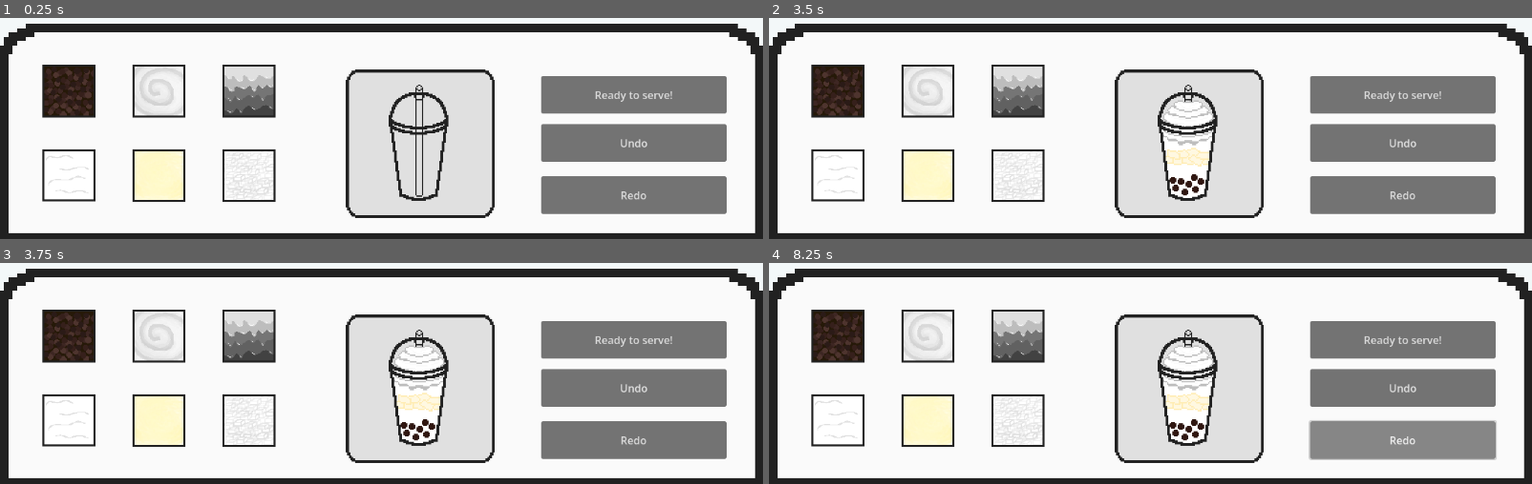
Above: before the commit, frames 1-4 (two rows, left to right).
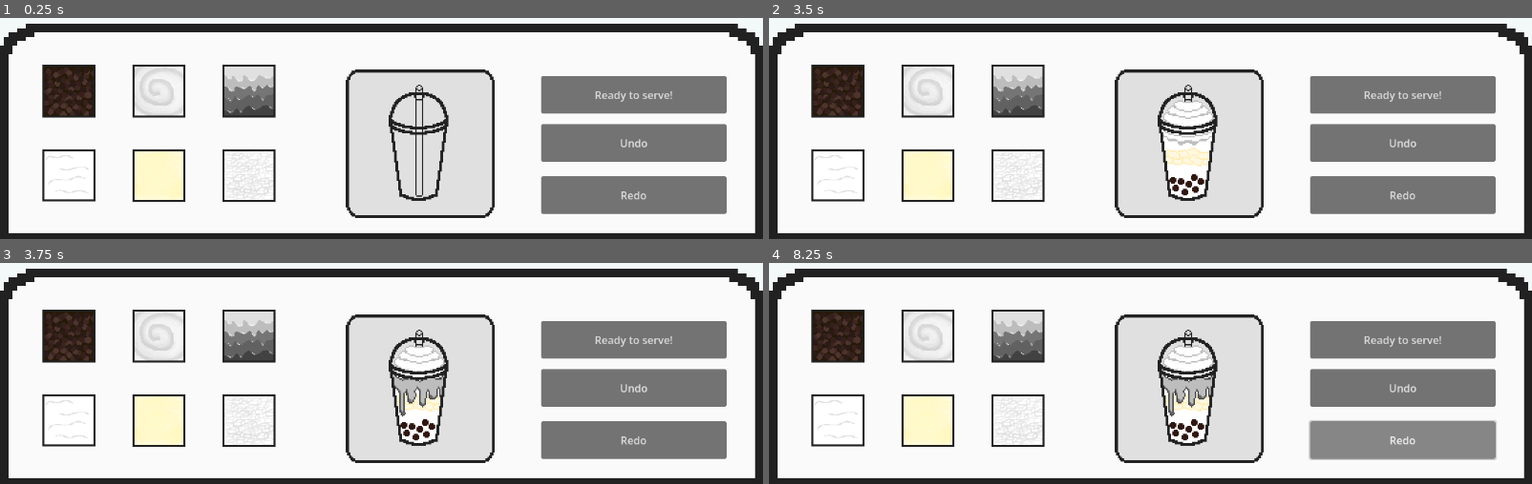
Above: after the commit, the same moments.

Repository: Crystal-153/Drink-Game
Game: Godot game, scene res://main.tscn
Two runs of this game, one before a commit and one after it. Both use one fixed random seed, a clock stepped at 60 frames per second and the inputs below.
Inputs (mouse positions are in pixels of both pictures, inside the frame that each line leads up to):
- Up to frame 1 (0.25 s): no input
- Up to frame 2 (3.5 s): click (837, 90) at 0.5 s; click (837, 174) at 1.25 s; click (929, 90) at 2 s; click (929, 174) at 2.75 s
- Up to frame 3 (3.75 s): click (251, 335) at 3.5 s
- Up to frame 4 (8.25 s): click "Ready to serve!" at 4.25 s; click "Ready to serve!" at 5 s; click (1020, 419) at 5.75 s; click "Undo" at 6.5 s; click "Redo" at 7.25 s; tap Enter at 8 s; hold Right from 8.03 s (still down); tap Alt at 8.1 s

Frames 1-2 are identical in both runs. In frame 3, 0.6% of the frame differs, in the area x 51-59%, y 50-70%; in frame 4, 0.6%.

Commit message:
The drizzle works and goes thru the colors

Diff:
--- a/drink(main).gd
+++ b/drink(main).gd
@@ -4,6 +4,7 @@
 var counterTea=0
 var counterWhipped=0
 var counterPudding=0
+var counterDrizzle=0
 
 # Called when the node enters the scene tree for the first time.
 func _ready() -> void:
@@ -54,3 +55,17 @@
 	else:
 		pudding.visible=false
 		counterPudding=0
+var j=(colors.size()-1)
+@onready var drizzle = $addedDrizzle
+func _on_ingredient_drizzle_add_drizzle() -> void:
+	if counterDrizzle==0:
+		drizzle.visible=true
+		counterDrizzle+=1
+	elif counterDrizzle!=(colors.size()-1):
+		drizzle.modulate=Color(colors[j])
+		j-=1
+		counterDrizzle+=1
+	else:
+		drizzle.visible=false
+		j=(colors.size()-1)
+		counterDrizzle=0
--- /dev/null
+++ b/ingredient_drizzle.gd
@@ -0,0 +1,13 @@
+extends TextureButton
+
+
+# Called when the node enters the scene tree for the first time.
+func _ready() -> void:
+	pass # Replace with function body.
+
+signal add_drizzle
+
+
+
+func _on_pressed() -> void:
+	emit_signal("add_drizzle")
--- a/main.tscn
+++ b/main.tscn
@@ -13,6 +13,7 @@
 [ext_resource type="Texture2D" uid="uid://dega7jp5e30tg" path="res://MainDrinkPicturesDrawings/pixil-layer-0.png" id="9_yaehf"]
 [ext_resource type="Script" uid="uid://cn7qbt3x7dk5u" path="res://ingredient_pudding.gd" id="9_ycdy4"]
 [ext_resource type="PackedScene" uid="uid://cp0gywtq0wpj1" path="res://drink(main).tscn" id="10_4c57u"]
+[ext_resource type="Script" uid="uid://py778e6a6028" path="res://ingredient_drizzle.gd" id="11_w48qg"]
 
 [node name="Node" type="Node" unique_id=1421395882]
 
@@ -84,6 +85,7 @@
 texture_normal = ExtResource("7_vivmo")
 ignore_texture_size = true
 stretch_mode = 0
+script = ExtResource("11_w48qg")
 
 [node name="ingredientJelly" type="TextureButton" parent="." unique_id=1809469053]
 texture_filter = 1
@@ -136,3 +138,5 @@
 [connection signal="pressed" from="ingredientWhippedCream" to="ingredientWhippedCream" method="_on_pressed"]
 [connection signal="add_pudding" from="ingredientPudding" to="Node2D" method="_on_ingredient_pudding_add_pudding"]
 [connection signal="pressed" from="ingredientPudding" to="ingredientPudding" method="_on_pressed"]
+[connection signal="add_drizzle" from="ingredientDrizzle" to="Node2D" method="_on_ingredient_drizzle_add_drizzle"]
+[connection signal="pressed" from="ingredientDrizzle" to="ingredientDrizzle" method="_on_pressed"]
Not shown, added: ingredient_drizzle.gd.uid
